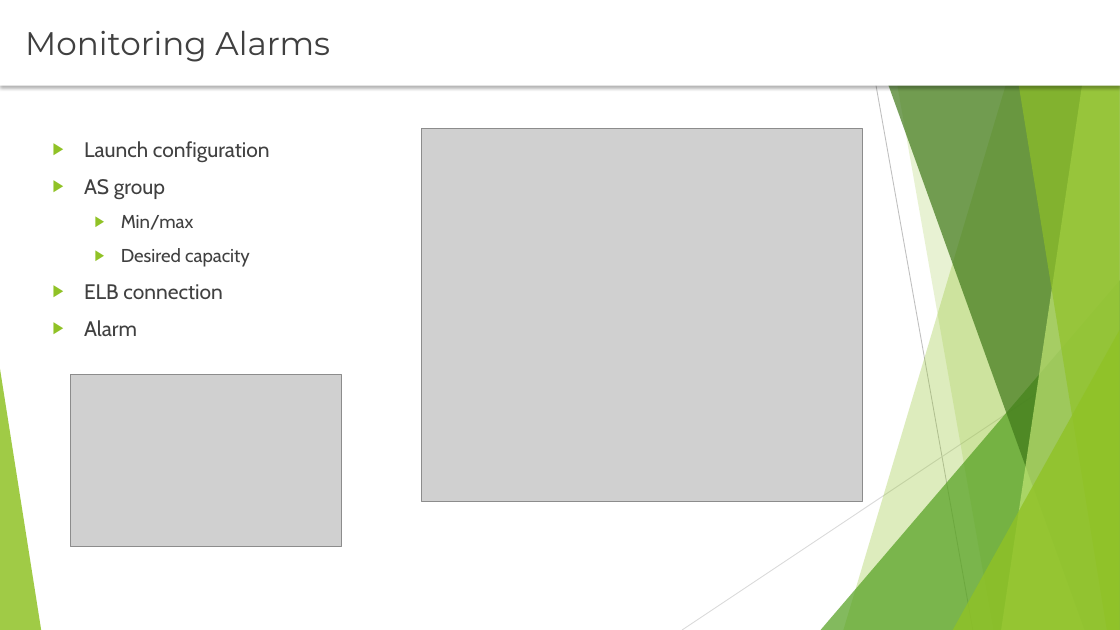
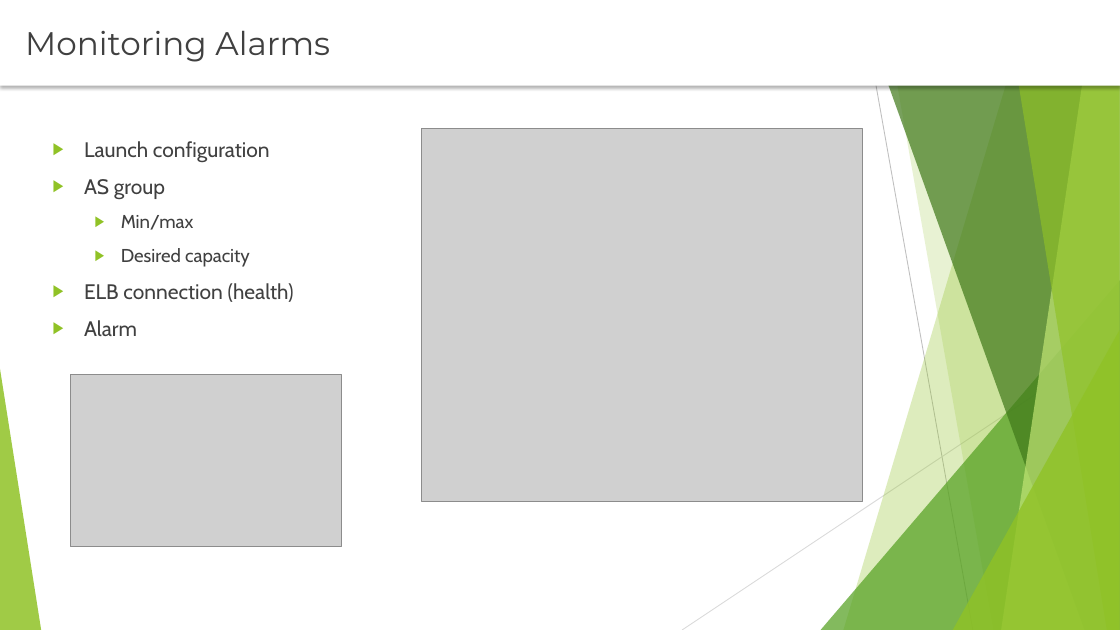
Before and after one commit to rusergei2010/AWSCourse2019, a slide deck: slide 6 of Lecture_3_Auto_Scaling/auto_scale.pptx (slide 5 before the commit). Drawn at 1120x630 pixels with LibreOffice and Linux fonts; fonts in the diff are those of the drawing; grey boxes stand for pictures. Boxes give left, top, right and bottom in pixels: in the first picture for what was removed or moved away, otherwise in the second. Text is boxed around its words. In the diff, an @@ line names an element or a change of style, - is before the commit and + after.

```diff
--- a/Lecture_3_Auto_Scaling/auto_scale.pptx
+++ b/Lecture_3_Auto_Scaling/auto_scale.pptx
@@ text at <box>84,283,294,302</box>: text changed @@
-▶ ELB connection
+▶ ELB connection (health)
```
Also in this commit, not shown: 3 other slides changed, 2 slides added, 28 other files.
